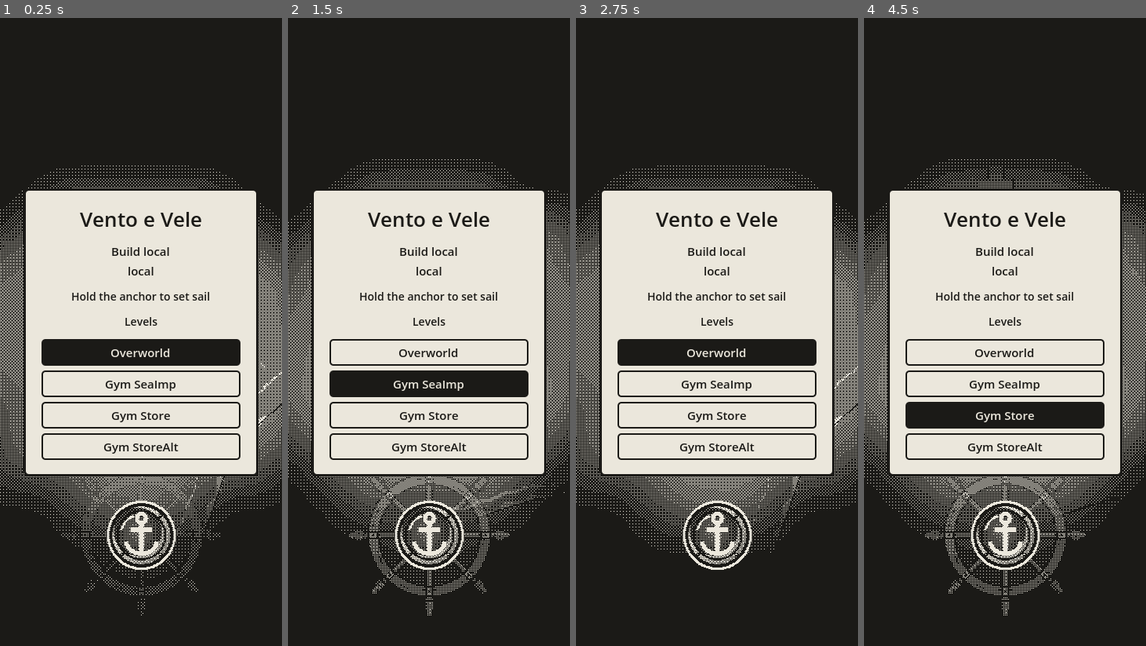
Above: before the commit, frames 1-4 (left to right).
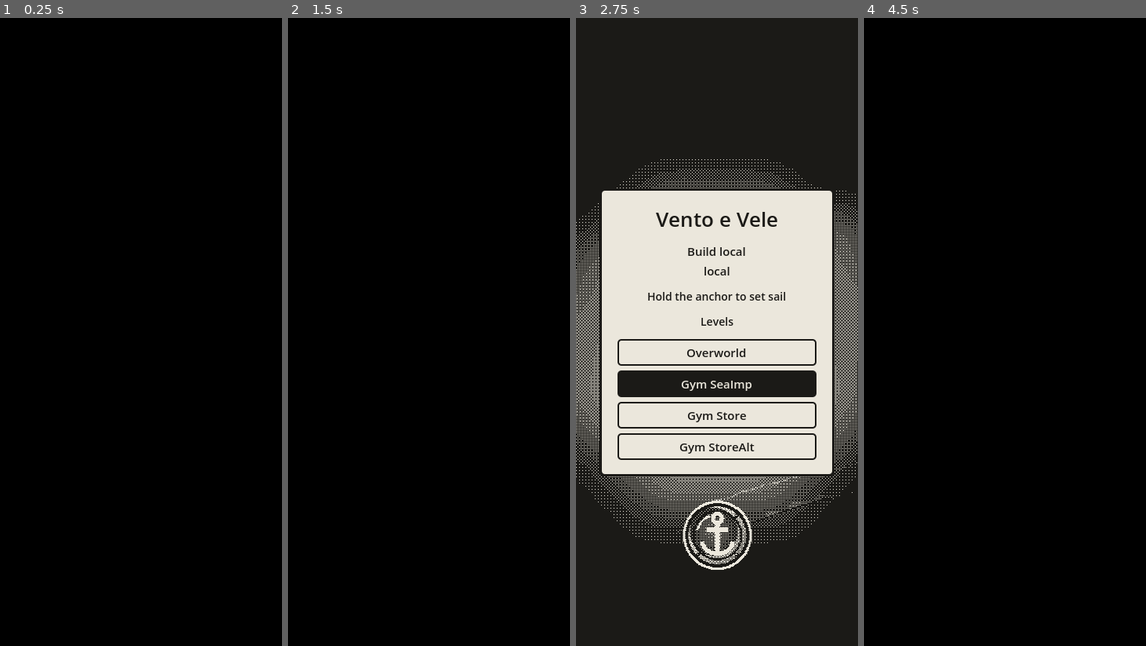
Above: after the commit, the same moments.

Repository: EnricoLabarile/Sail
Game: Godot game, scene res://Assets/Scenes/Overworld.tscn
The game is run twice, just before and just after one commit, with the same random seed, the same clock (stepped at 60 frames per second) and the same inputs.
Inputs:
- Up to frame 1 (0.25 s): no input
- Up to frame 2 (1.5 s): click "Overworld" at 0.5 s; click "Gym SeaImp" at 1.25 s
- Up to frame 3 (2.75 s): click "Overworld" at 2 s
- Up to frame 4 (4.5 s): click "Gym SeaImp" at 2.75 s; click "Gym SeaImp" at 3.5 s; click "Gym Store" at 4.25 s

The runs differ from the first frame. In frame 1, 100% of the frame differs, in the area x 0-100%, y 0-100%; in frame 2, 100%; in frame 3, 6.1%; in frame 4, 100%.

Commit message:
Black curtain over level loading: down before the switch, lifted once the new level settles
Co-Authored-By: Claude Opus 5.5 <noreply@anthropic.com>
Claude-Session: https://claude.ai/code/session_0154zeqDuhZHz7ZXLE21BuMs

Diff:
--- a/Assets/UI/start_screen.gd
+++ b/Assets/UI/start_screen.gd
@@ -12,6 +12,12 @@
 ## The list is read from the folder every time the card shows, so a new level saved there gets its button by
 ## itself. A tap loads that level (in Unreal: Open Level). The one being played is drawn inked, like a pressed key.
 ## (The autoloads stay as they were: the hold, the fog's seen sea and the wind carry over to the new level.)
+##
+## THE BLACK CURTAIN (Enrico: loading a level stutters for a moment, hide it): a black sheet over everything
+## (its own CanvasLayer, CURTAIN_LAYER, above the card). A tap on a level drops it first (black, then the loading
+## starts); in the new level it's there from the first frame, stays black for curtain_hold seconds (the loading's
+## last hitches and the shader warm-up happen behind it) and then fades away over curtain_fade.
+## (In Unreal: a fade-to-black on the camera manager around Open Level.)
 
 const BuildInfo := preload("res://Assets/UI/build_info.gd")   # the build's number and time
 const LEVELS_FOLDER := "res://Assets/Scenes"                  # where the levels are
@@ -19,12 +25,20 @@
 
 const PAPER := Color("ebe7dc")
 const INK := Color("1b1a17")
+const CURTAIN_LAYER := 140                                    # above everything, the card (130) too
+
+@export var curtain_hold := 0.6     # seconds the new level stays black before it shows (its loading hitches hide there)
+@export var curtain_fade := 0.3     # seconds the black takes to fade away
+
+var curtain: ColorRect              # the black sheet (made in code, in its own layer above everything)
 
 @onready var build_label: Label = $Card/Margin/Lines/Build
 @onready var levels_box: VBoxContainer = $Card/Margin/Lines/Levels
 
 
 func _ready() -> void:
+	make_curtain()
+	lift_curtain()                             # the level starts black, then shows (see lift_curtain)
 	build_label.text = "Build %s\n%s" % [BuildInfo.NUMBER, BuildInfo.STARTED]
 	add_level_buttons()
 	_show_controls.call_deferred(false)        # after every node is ready (and in its group): hide the controls
@@ -96,6 +110,37 @@
 	button.add_theme_font_size_override("font_size", 15)
 
 
-## Loads that level, in place of this one.
+## Loads that level, in place of this one: first the curtain comes down (black), and only once the black has
+## been drawn (two frames later) does the loading start, so its stutter happens on a black screen.
 func load_level(path: String) -> void:
+	curtain.modulate.a = 1.0
+	curtain.visible = true
+	await get_tree().process_frame
+	await get_tree().process_frame
 	get_tree().change_scene_to_file(path)
+
+
+# ---------- The black curtain ----------
+
+## The black sheet over the whole screen, in its own layer above everything. It also catches taps while it shows
+## (mouse_filter STOP), so nothing is pressed through the black.
+func make_curtain() -> void:
+	var layer := CanvasLayer.new()
+	layer.layer = CURTAIN_LAYER
+	add_child(layer)
+	curtain = ColorRect.new()
+	curtain.color = Color.BLACK
+	curtain.set_anchors_preset(Control.PRESET_FULL_RECT)
+	curtain.mouse_filter = Control.MOUSE_FILTER_STOP
+	layer.add_child(curtain)
+
+
+## The level has just started, black: wait curtain_hold seconds, then fade the black away (a Tween on its
+## see-through-ness, like a Timeline in Blueprints) and hide it.
+func lift_curtain() -> void:
+	curtain.visible = true
+	curtain.modulate.a = 1.0
+	await get_tree().create_timer(curtain_hold).timeout
+	var fade := create_tween()
+	fade.tween_property(curtain, "modulate:a", 0.0, curtain_fade)
+	fade.tween_callback(func(): curtain.visible = false)
Not shown, changed: CLAUDE.md
